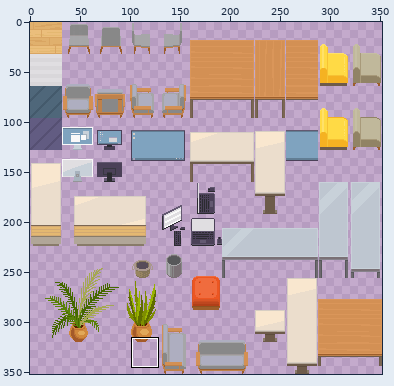
File history of a sprite sheet, tilesets/tileset4_export.png. The first picture is a wide view before the edit; the outline marks the close-up.
Close-up. Before:
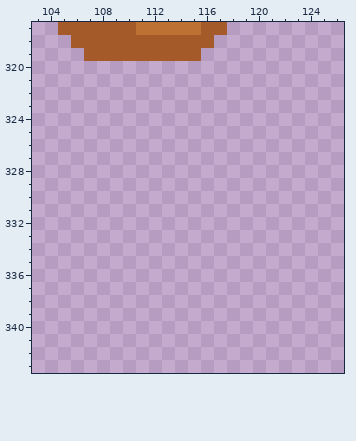
The file is 352x352 pixels. Colours within 5 levels of each other are drawn and written as one. Shown: x 103..126, y 317..343. The commit also changed other parts of the picture, which this record leaves out.
The result:
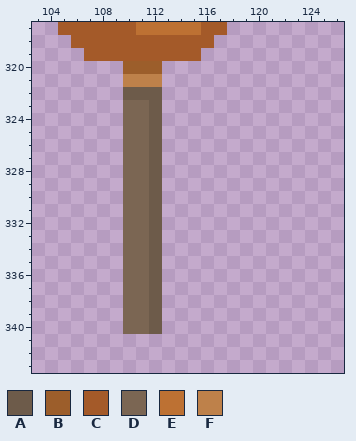
Palette (. is transparent): A #6d5b4a  B #9c5e2b  C #a45a29  D #7b6653  E #bd7133  F #be814a
The edit:
@@ x 108..114 @@
 319 CCCCCCC
-320 .......
-321 .......
-322 .......
-323 .......
-324 .......
-325 .......
-326 .......
-327 .......
-328 .......
-329 .......
-330 .......
-331 .......
-332 .......
-333 .......
-334 .......
-335 .......
-336 .......
-337 .......
-338 .......
-339 .......
-340 .......
+320 ..BBB..
+321 ..FFF..
+322 ..AAA..
+323 ..DDA..
+324 ..DDA..
+325 ..DDA..
+326 ..DDA..
+327 ..DDA..
+328 ..DDA..
+329 ..DDA..
+330 ..DDA..
+331 ..DDA..
+332 ..DDA..
+333 ..DDA..
+334 ..DDA..
+335 ..DDA..
+336 ..DDA..
+337 ..DDA..
+338 ..DDA..
+339 ..DDA..
+340 ..DDA..
 341 .......
Changed places in both close-ups, as pixel boxes (x1, y1, x2, y2):
added: (123, 61, 162, 334)
